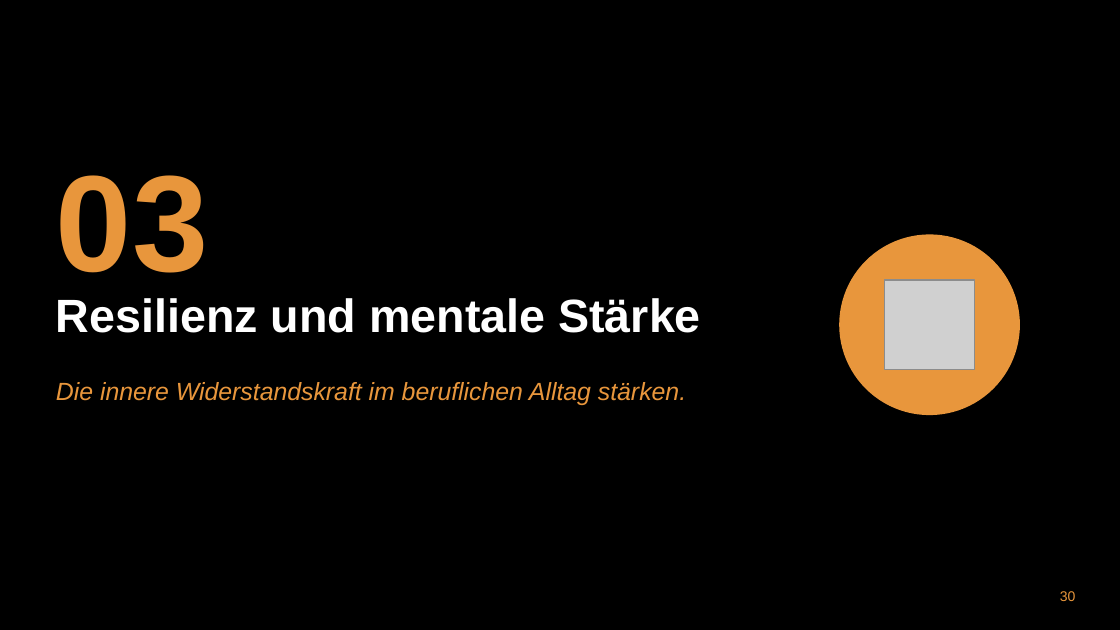
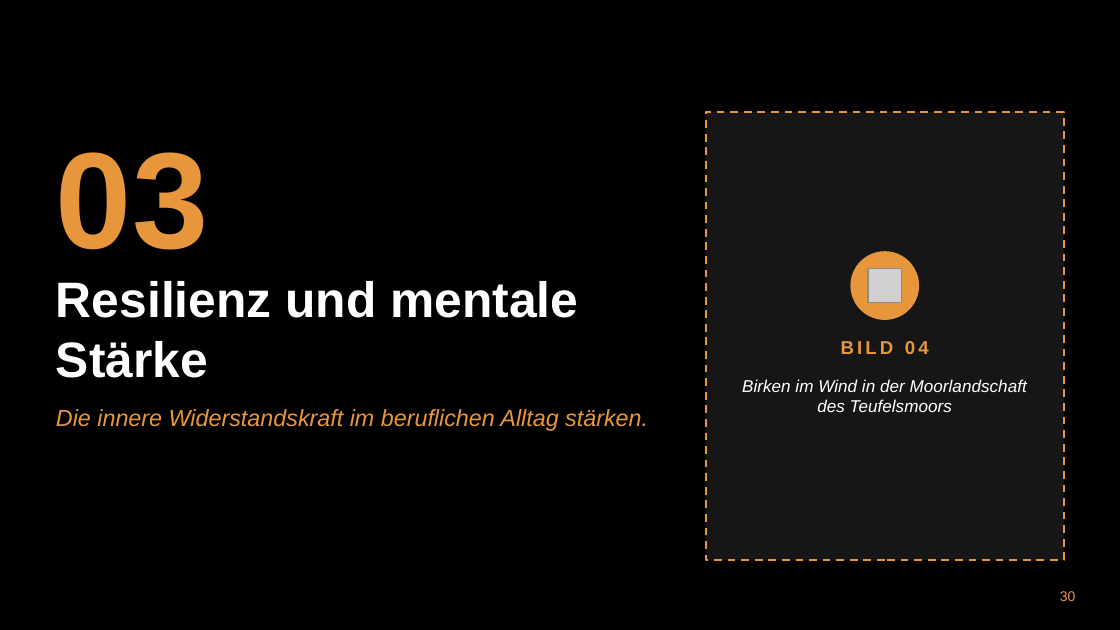
Before and after one commit to munderlohsven-dev/BVKT, a slide deck: slide 30 of praesentationen/zweitagesseminar_mentale_staerke_achtsamkeit/Zweitagesseminar_Mentale_Staerke_Achtsamkeit.pptx. Drawn at 1120x630 pixels with LibreOffice and Linux fonts; fonts in the diff are those of the drawing; grey boxes stand for pictures; background and template pictures are left out. Boxes give left, top, right and bottom in pixels: in the first picture for what was removed or moved away, otherwise in the second. Text is boxed around its words. In the diff, an @@ line names an element or a change of style, - is before the commit and + after.

```diff
--- a/praesentationen/zweitagesseminar_mentale_staerke_achtsamkeit/Zweitagesseminar_Mentale_Staerke_Achtsamkeit.pptx
+++ b/praesentationen/zweitagesseminar_mentale_staerke_achtsamkeit/Zweitagesseminar_Mentale_Staerke_Achtsamkeit.pptx
@@ text "03": place and size @@
-text "03" at bbox=[56, 175, 208, 273]
+text "03" at bbox=[56, 152, 208, 250]
@@ rectangle added at bbox=[706, 112, 1064, 560], fill #161616, outline #E8963C 1.25 pt dashed @@
@@ text "Resilienz und mentale Stärke": place and size @@
-text "Resilienz und mentale Stärke" at bbox=[56, 298, 701, 333]
+text "Resilienz und mentale Stärke" at bbox=[56, 281, 578, 378]
@@ text "Resilienz und mentale Stärke" at bbox=[56, 281, 578, 378]: size 30 to 32 pt; vertical alignment top to middle @@
@@ ellipse: place and size @@
-ellipse at bbox=[840, 235, 1019, 414]
+ellipse at bbox=[851, 252, 918, 319]
@@ picture added at bbox=[868, 269, 902, 302] @@
@@ picture removed at bbox=[885, 280, 974, 370] @@
@@ text added at bbox=[841, 341, 929, 354], 12 pt, text #E8963C, bold @@
+BILD 04
@@ text added at bbox=[742, 379, 1027, 412], 11 pt, text #FFFFFF, italic @@
+Birken im Wind in der Moorlandschaft des Teufelsmoors
@@ text "Die innere Widerstandskraft im beruflichen ...": place and size @@
-text "Die innere Widerstandskraft im beruflichen ..." at bbox=[56, 382, 686, 405]
+text "Die innere Widerstandskraft im beruflichen ..." at bbox=[56, 409, 648, 431]
@@ text "Die innere Widerstandskraft im beruflichen ..." at bbox=[56, 409, 648, 431]: size 16 to 15 pt @@
```
Also in this commit, not shown: 28 other slides changed, 7 other files.
